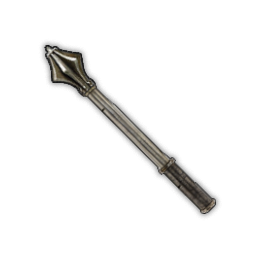
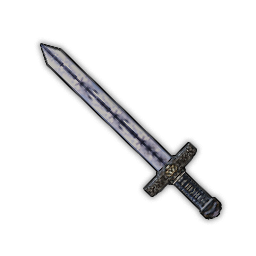
Layered file, before and after one edit (w=256, h=256). Changes by layer:
added layer "Näyttökuva 2025-01-18 kello 15.35.36" above "iron_mace" over [40, 43, 221, 219]
hid "iron_mace" over [44, 44, 216, 216]
